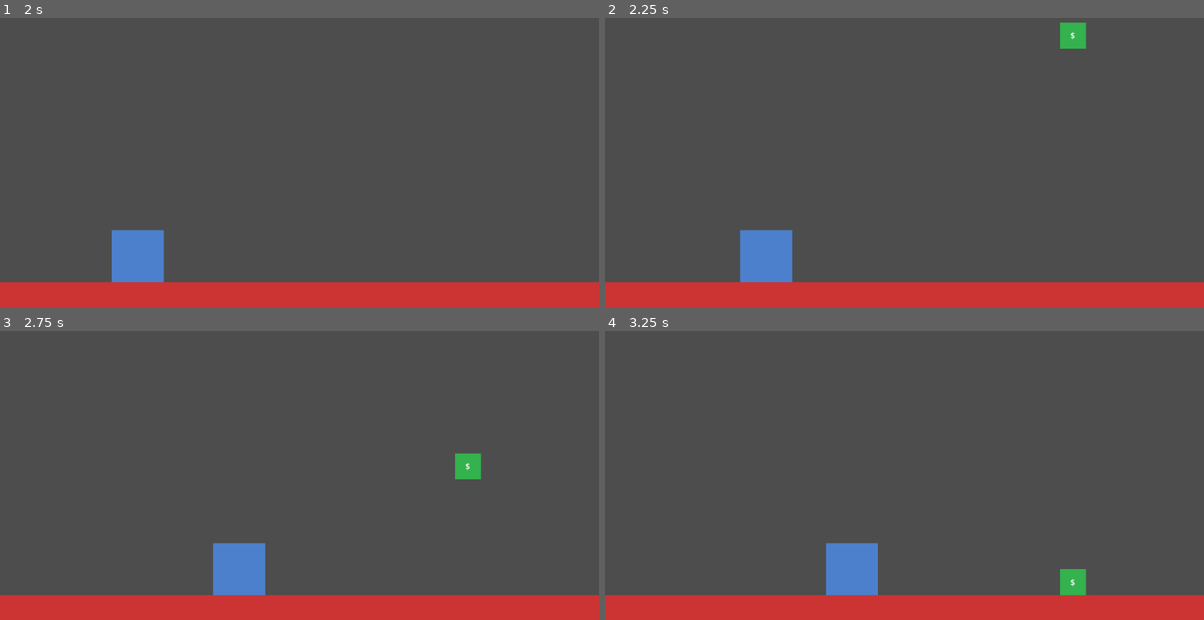
Above: before the commit, frames 1-4 (two rows, left to right).
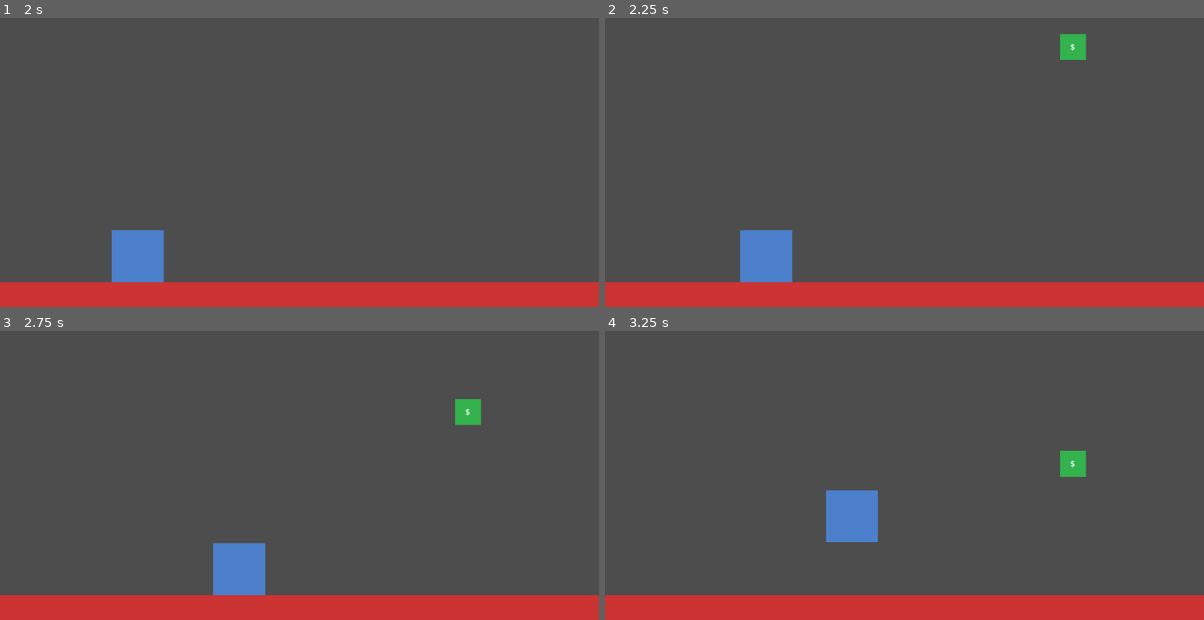
Above: after the commit, the same moments.

Repository: JustinLycklama/GodotVibeCode
Game: Godot game, scene res://scenes/main.tscn
The game is run twice, just before and just after one commit, with the same random seed, the same clock (stepped at 60 frames per second) and the same inputs.
Inputs (mouse positions are in pixels of both pictures, inside the frame that each line leads up to):
- Up to frame 1 (2 s): tap Enter at 0.5 s; move the mouse to (431, 122) at 0.52 s; hold Right (ui_right) 0.53-1.28 s; click (431, 122) at 0.67 s; move the mouse to (179, 156) at 1.27 s; hold Left (ui_left) from 1.28 s (still down)
- Up to frame 2 (2.25 s): move the mouse to (964, 64) at 2.02 s; release Left (ui_left) at 2.03 s; hold Right (ui_right) from 2.03 s (still down)
- Up to frame 3 (2.75 s): keep holding Right (ui_right)
- Up to frame 4 (3.25 s): move the mouse to (874, 518) at 2.77 s; release Right (ui_right) at 2.78 s; hold Up (ui_up) from 2.78 s (still down); click (874, 518) at 2.92 s

Frame 1 is identical in both runs. In frame 2, 0.4% of the frame differs, in the area x 75-81%, y 1-15%; in frame 3, 0.8%; in frame 4, 3.9%, in the area x 36-81%, y 41-92%.

Commit message:
character jumping, blocks collide with player and no longer have physics.

Diff:
--- a/scenes/game_block.tscn
+++ b/scenes/game_block.tscn
@@ -5,7 +5,7 @@
 [sub_resource type="RectangleShape2D" id="RectangleShape2D_block"]
 size = Vector2(50, 50)
 
-[node name="GameBlock" type="RigidBody2D"]
+[node name="GameBlock" type="StaticBody2D"]
 script = ExtResource("1_block")
 
 [node name="ColorRect" type="ColorRect" parent="."]
--- a/scripts/block_spawner.gd
+++ b/scripts/block_spawner.gd
@@ -3,7 +3,7 @@
 @export var spawn_interval: float = 2.0
 @export var game_block_scene: PackedScene
 @export var columns: int = 5
-@export var column_spacing: float = 60.0
+@export var column_spacing: float = 50.0  # Same as block size - no gaps
 
 var symbols: Array[String] = ["#", "$", "%", "!"]
 
@@ -27,6 +27,7 @@
 
 		block.position = Vector2(spawn_x, position.y)
 		block.symbol = symbols.pick_random()
+		block.grid_col = column  # Set grid column for falling logic
 		get_parent().add_child(block)
 
 func _on_timer_timeout() -> void:
--- a/scripts/box_controller.gd
+++ b/scripts/box_controller.gd
@@ -2,10 +2,15 @@
 
 @export var speed: float = 300.0
 @export var gravity: float = 800.0
+@export var jump_velocity: float = -400.0
 
 func _physics_process(delta: float) -> void:
 	# Apply gravity
 	velocity.y += gravity * delta
+
+	# Jump when on floor
+	if is_on_floor() and Input.is_action_just_pressed("ui_up"):
+		velocity.y = jump_velocity
 
 	# Horizontal movement
 	var direction := 0.0
--- a/scripts/game_block.gd
+++ b/scripts/game_block.gd
@@ -1,14 +1,16 @@
-extends RigidBody2D
+extends StaticBody2D
 
 @export var symbol: String = "#"
 @export var block_color: Color = Color(0.2, 0.7, 0.3, 1)
 
-# Settlement detection
-const SETTLE_VELOCITY_THRESHOLD := 5.0  # pixels/second
-const SETTLE_TIME_REQUIRED := 0.3  # seconds
+# Grid position
+var grid_col: int = 0
+var grid_row: int = -1  # -1 means not yet placed
+
+# Fall settings
+const FALL_SPEED := 200.0  # pixels per second
 
 var _settled := false
-var _settle_timer := 0.0
 var _matched := false
 
 
@@ -24,20 +26,31 @@
 		MatchManager.unregister_block(self)
 
 
-func _physics_process(delta: float) -> void:
+func _process(delta: float) -> void:
 	if _settled:
 		return
 
-	var speed := linear_velocity.length()
+	# Get the target landing row for this column
+	var landing_row := MatchManager.get_landing_row(grid_col)
+	var landing_pos := MatchManager.grid_to_world(grid_col, landing_row)
 
-	if speed < SETTLE_VELOCITY_THRESHOLD:
-		_settle_timer += delta
-		if _settle_timer >= SETTLE_TIME_REQUIRED:
-			_settled = true
-			if MatchManager:
-				MatchManager.request_match_check()
+	# Check if we've reached or passed the landing position
+	if position.y >= landing_pos.y:
+		# Snap to grid position
+		position = landing_pos
+		grid_row = landing_row
+		_settle()
 	else:
-		_settle_timer = 0.0
+		# Continue falling
+		position.y += FALL_SPEED * delta
+
+
+func _settle() -> void:
+	_settled = true
+	# Register in the grid
+	MatchManager.place_block(self, grid_col, grid_row)
+	# Request match check
+	MatchManager.request_match_check()
 
 
 func is_settled() -> bool:
--- a/scripts/match_manager.gd
+++ b/scripts/match_manager.gd
@@ -2,28 +2,60 @@
 
 # Grid constants (synced with spawner)
 const COLUMN_COUNT := 5
-const COLUMN_SPACING := 60.0
+const COLUMN_SPACING := 50.0  # Same as block size - no gaps
 const CENTER_X := 900.0
 const GROUND_TOP_Y := 600.0
 const BLOCK_SIZE := 50.0
 
-# First column X position (CENTER_X - 2 * COLUMN_SPACING = 900 - 120 = 780)
-const FIRST_COLUMN_X := 780.0
+# First column X position (CENTER_X - 2 * COLUMN_SPACING = 900 - 100 = 800)
+const FIRST_COLUMN_X := 800.0
+
+# Grid storage: maps Vector2i(col, row) -> block
+var grid: Dictionary = {}
 
 # All registered blocks
-var blocks: Array[RigidBody2D] = []
+var blocks: Array = []
 
 # Pending match check
 var _check_pending := false
 
 
-func register_block(block: RigidBody2D) -> void:
+func register_block(block: StaticBody2D) -> void:
 	if block not in blocks:
 		blocks.append(block)
 
 
-func unregister_block(block: RigidBody2D) -> void:
+func unregister_block(block: StaticBody2D) -> void:
 	blocks.erase(block)
+	# Remove from grid if present
+	for grid_pos in grid.keys():
+		if grid[grid_pos] == block:
+			grid.erase(grid_pos)
+			break
+
+
+func is_cell_occupied(col: int, row: int) -> bool:
+	return grid.has(Vector2i(col, row))
+
+
+func place_block(block: StaticBody2D, col: int, row: int) -> void:
+	var grid_pos := Vector2i(col, row)
+	grid[grid_pos] = block
+
+
+func get_landing_row(col: int) -> int:
+	# Find the lowest empty row in this column (row 0 is at bottom)
+	var row := 0
+	while is_cell_occupied(col, row):
+		row += 1
+	return row
+
+
+func grid_to_world(col: int, row: int) -> Vector2:
+	var x := FIRST_COLUMN_X + col * COLUMN_SPACING
+	# Row 0 is at bottom, block center is half block above ground
+	var y := GROUND_TOP_Y - (row * BLOCK_SIZE) - (BLOCK_SIZE / 2.0)
+	return Vector2(x, y)
 
 
 func request_match_check() -> void:
@@ -36,19 +68,7 @@
 func _do_match_check() -> void:
 	_check_pending = false
 
-	# Build grid from settled blocks only
-	var grid := {}  # Dictionary[Vector2i, RigidBody2D]
-
-	for block in blocks:
-		if not is_instance_valid(block):
-			continue
-		if not block.has_method("is_settled") or not block.is_settled():
-			continue
-
-		var grid_pos := _world_to_grid(block.global_position)
-		grid[grid_pos] = block
-
-	# Find all matches
+	# Find all matches using the grid directly
 	var matched_blocks := {}  # Use dict as set
 
 	# Check horizontal matches (rows)
@@ -63,24 +83,12 @@
 			block.set_matched()
 
 
-func _world_to_grid(world_pos: Vector2) -> Vector2i:
-	# Column: based on x position
-	var col := roundi((world_pos.x - FIRST_COLUMN_X) / COLUMN_SPACING)
-	col = clampi(col, 0, COLUMN_COUNT - 1)
-
-	# Row: based on y position (row 0 at bottom)
-	var row := floori((GROUND_TOP_Y - world_pos.y) / BLOCK_SIZE)
-	row = maxi(row, 0)
-
-	return Vector2i(col, row)
-
-
-func _find_horizontal_matches(grid: Dictionary) -> Dictionary:
+func _find_horizontal_matches(check_grid: Dictionary) -> Dictionary:
 	var matched := {}
 
 	# Group blocks by row
 	var rows := {}  # Dictionary[int, Array[Vector2i]]
-	for grid_pos in grid.keys():
+	for grid_pos in check_grid.keys():
 		var row: int = grid_pos.y
 		if row not in rows:
 			rows[row] = []
@@ -91,11 +99,14 @@
 		var positions: Array = rows[row]
 		positions.sort_custom(func(a, b): return a.x < b.x)
 
+		if positions.size() < 3:
+			continue
+
 		var run_start := 0
-		var run_symbol: String = grid[positions[0]].symbol if positions.size() > 0 else ""
+		var run_symbol: String = check_grid[positions[0]].symbol if positions.size() > 0 else ""
 
 		for i in range(1, positions.size() + 1):
-			var current_symbol: String = grid[positions[i]].symbol if i < positions.size() else ""
+			var current_symbol: String = check_grid[positions[i]].symbol if i < positions.size() else ""
 			var is_consecutive: bool = i < positions.size() and positions[i].x == positions[i - 1].x + 1
 			var is_same_symbol: bool = current_symbol == run_symbol
 
@@ -103,19 +114,19 @@
 				var run_length := i - run_start
 				if run_length >= 3:
 					for j in range(run_start, i):
-						matched[grid[positions[j]]] = true
+						matched[check_grid[positions[j]]] = true
 				run_start = i
 				run_symbol = current_symbol
 
 	return matched
 
 
-func _find_vertical_matches(grid: Dictionary) -> Dictionary:
+func _find_vertical_matches(check_grid: Dictionary) -> Dictionary:
 	var matched := {}
 
 	# Group blocks by column
 	var cols := {}  # Dictionary[int, Array[Vector2i]]
-	for grid_pos in grid.keys():
+	for grid_pos in check_grid.keys():
 		var col: int = grid_pos.x
 		if col not in cols:
 			cols[col] = []
@@ -126,11 +137,14 @@
 		var positions: Array = cols[col]
 		positions.sort_custom(func(a, b): return a.y < b.y)
 
+		if positions.size() < 3:
+			continue
+
 		var run_start := 0
-		var run_symbol: String = grid[positions[0]].symbol if positions.size() > 0 else ""
+		var run_symbol: String = check_grid[positions[0]].symbol if positions.size() > 0 else ""
 
 		for i in range(1, positions.size() + 1):
-			var current_symbol: String = grid[positions[i]].symbol if i < positions.size() else ""
+			var current_symbol: String = check_grid[positions[i]].symbol if i < positions.size() else ""
 			var is_consecutive: bool = i < positions.size() and positions[i].y == positions[i - 1].y + 1
 			var is_same_symbol: bool = current_symbol == run_symbol
 
@@ -138,7 +152,7 @@
 				var run_length := i - run_start
 				if run_length >= 3:
 					for j in range(run_start, i):
-						matched[grid[positions[j]]] = true
+						matched[check_grid[positions[j]]] = true
 				run_start = i
 				run_symbol = current_symbol
 
Not shown, added: documentation/ARCHITECTURE.md
Not shown, added: documentation/CLAUDE_START_HERE.md
Not shown, added: documentation/FEATURES.md
Not shown, added: documentation/PROJECT_OVERVIEW.md
